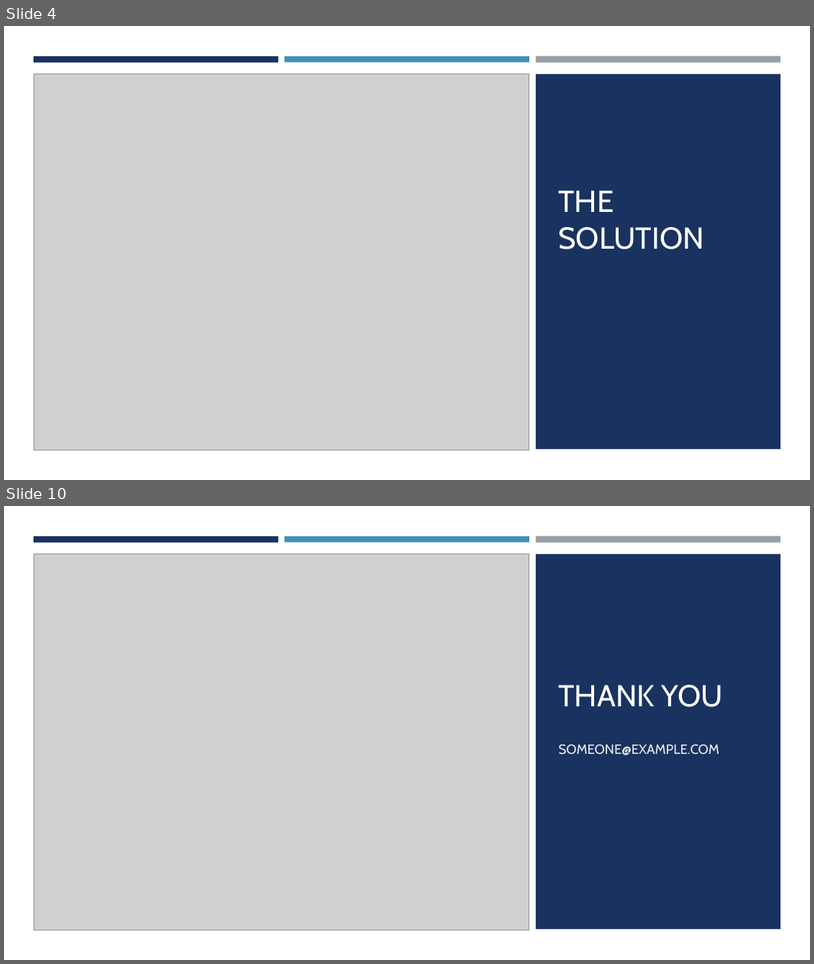
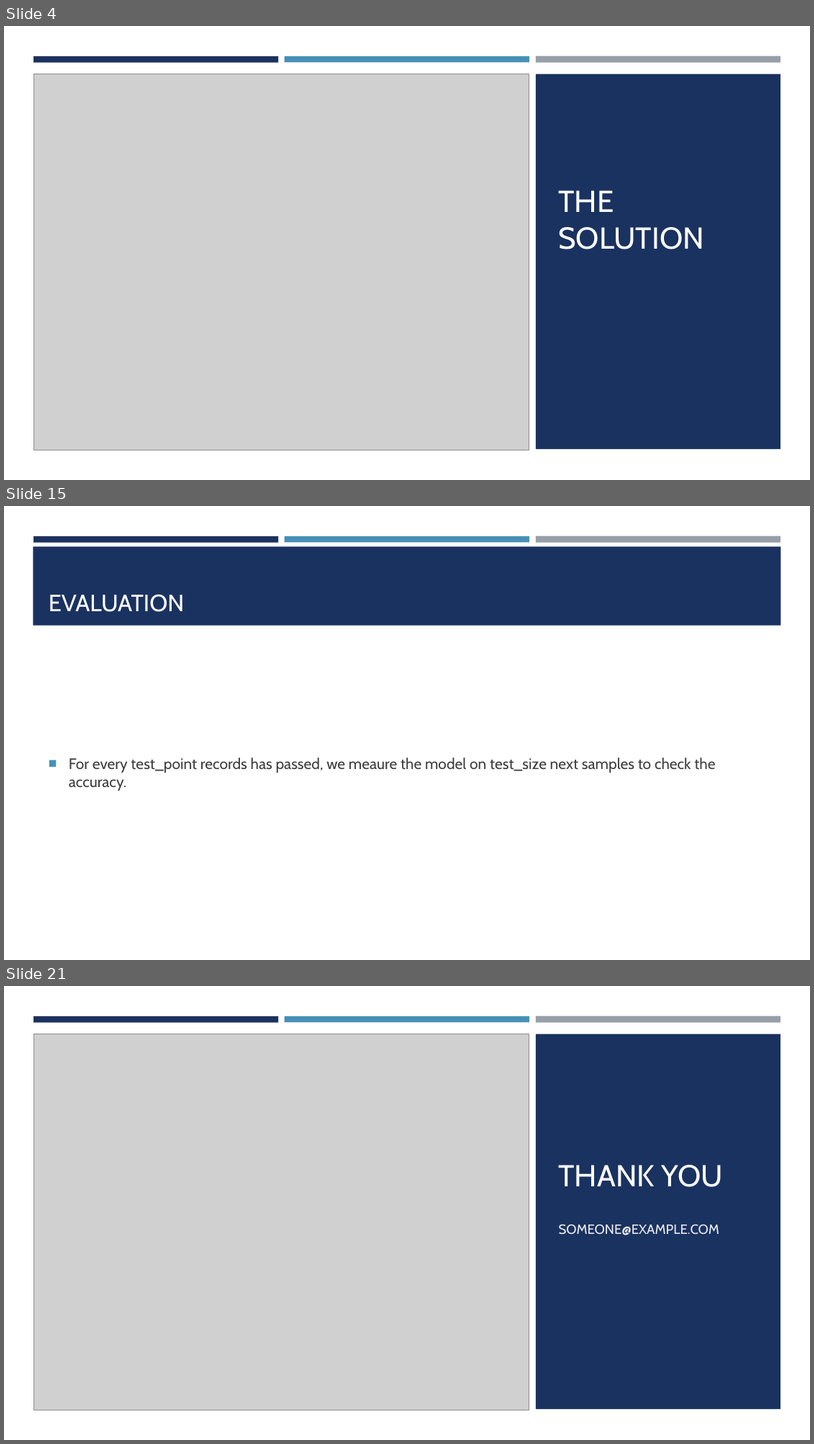
Before and after one commit to elte-dsd/assignments-jawdat23, a slide deck: data stream mining projct/Presentation.pptx. Shown one above the other, each under a label of ours: slides 4 and 10 before the commit, slides 4, 15 and 21 after it; the slides between them are not shown. The pictures are 814x964 and 814x1444 pixels, drawn with LibreOffice and Linux fonts; fonts in the diff are those of the drawing; grey boxes stand for pictures. Boxes give left, top, right and bottom in pixels: in the first picture for what was removed or moved away, otherwise in the second. Text is boxed around its words. In the diff, an @@ line names an element or a change of style, - is before the commit and + after.

```diff
--- a/data stream mining projct/Presentation.pptx
+++ b/data stream mining projct/Presentation.pptx
@@ slide 15 added at bbox=[4, 506, 810, 960], background #FFFFFF @@
@@ rectangle added at bbox=[33, 546, 782, 626], fill #1A3260 @@
@@ rectangle added at bbox=[34, 536, 278, 542], fill #1A3260 @@
@@ rectangle added at bbox=[285, 536, 530, 542], fill #4590B8 @@
@@ rectangle added at bbox=[536, 536, 781, 543], fill #969FA7 @@
@@ title added at bbox=[49, 594, 185, 612], 28 pt, text #FFFFFF @@
+EVALUATION
@@ text added at bbox=[69, 757, 715, 790], 18 pt, text #3D3D3D @@
+■ For every test_point records has passed, we meaure the model on test_size next samples to check the accuracy.
@@ what was slide 10 is now slide 21 @@
```
Also in this commit, not shown: 2 slides changed, 13 other slides added, 3 slides removed, 1 other file.
